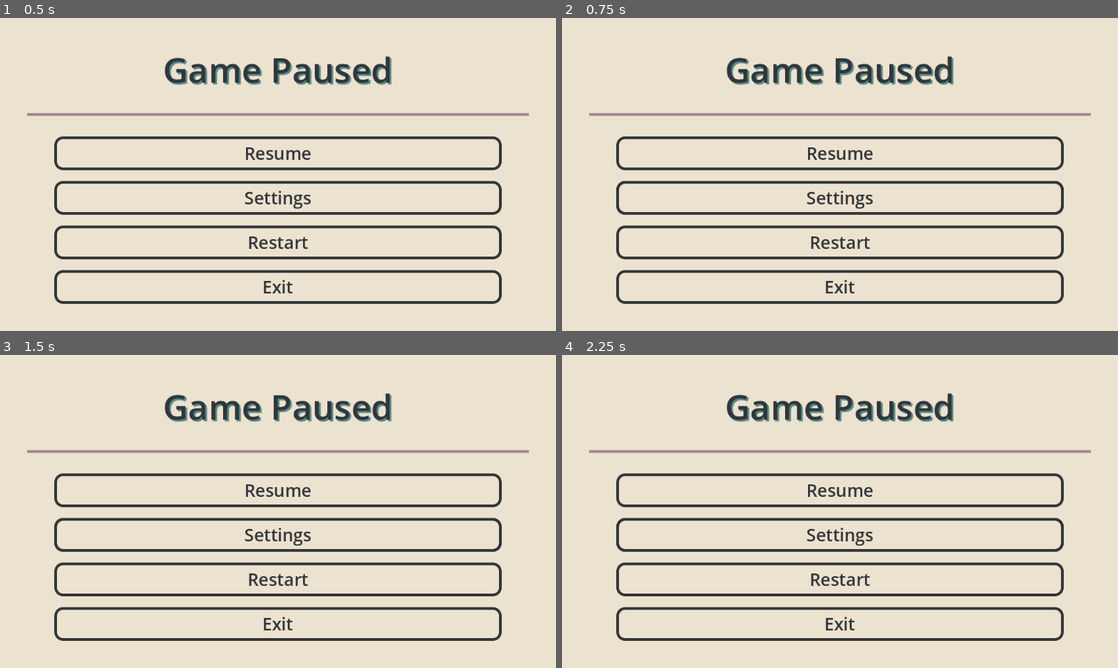
Above: before the commit, frames 1-4 (two rows, left to right).
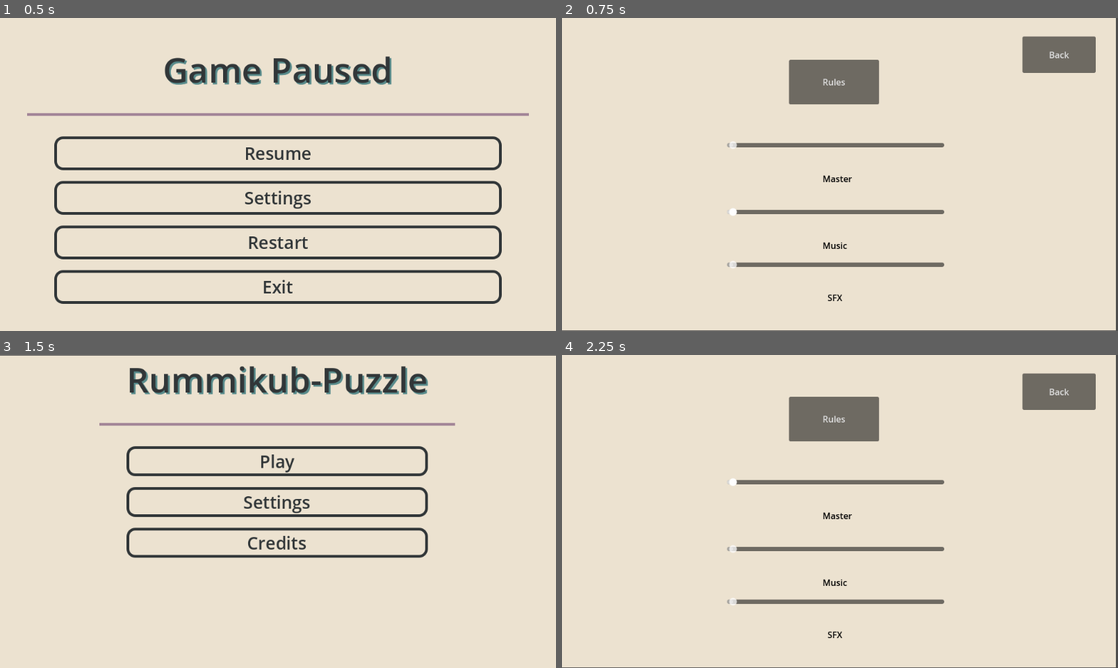
Above: after the commit, the same moments.

Repository: DaltonBaum/RummyCubed
Game: Godot game, scene res://scenes/pause_menu.tscn
Same seed, same stepped clock (60 frames per second), same inputs: the game is played once before the commit and once after it. This scene is started directly instead of the project's main scene.
Inputs (mouse positions are in pixels of both pictures, inside the frame that each line leads up to):
- Up to frame 1 (0.5 s): no input
- Up to frame 2 (0.75 s): click "Settings" at 0.5 s
- Up to frame 3 (1.5 s): click (494, 392) at 1.25 s, where only the run after the commit has a clickable "Back"
- Up to frame 4 (2.25 s): click "Settings" at 2 s

Frame 1 is identical in both runs. In frame 2, 16% of the frame differs, in the area x 0-100%, y 0-100%; in frame 3, 16%, in the area x 0-100%, y 0-92%; in frame 4, 16%.

Commit message:
Added volume control/slider scripts and cleaned other stuff

Diff:
--- /dev/null
+++ b/default_bus_layout.tres
@@ -0,0 +1,15 @@
+[gd_resource type="AudioBusLayout" format=3 uid="uid://dbyp6m4s862ki"]
+
+[resource]
+bus/1/name = &"Music"
+bus/1/solo = false
+bus/1/mute = false
+bus/1/bypass_fx = false
+bus/1/volume_db = 0.0
+bus/1/send = &"Master"
+bus/2/name = &"SFX"
+bus/2/solo = false
+bus/2/mute = false
+bus/2/bypass_fx = false
+bus/2/volume_db = 0.0
+bus/2/send = &"Master"
--- a/scenes/VictoryScreen.tscn
+++ b/scenes/VictoryScreen.tscn
@@ -1,6 +1,6 @@
 [gd_scene load_steps=2 format=3 uid="uid://crr5a1p5q2d88"]
 
-[ext_resource type="Script" path="res://victory/victory_screen.gd" id="1_au4wu"]
+[ext_resource type="Script" path="res://scenes/victory_screen.gd" id="1_au4wu"]
 
 [node name="Victory Screen" type="Control"]
 layout_mode = 3
@@ -56,9 +56,9 @@
 [node name="Exit" type="Button" parent="."]
 layout_mode = 0
 offset_left = 674.0
-offset_top = 455.0
+offset_top = 381.0
 offset_right = 874.0
-offset_bottom = 540.0
+offset_bottom = 466.0
 text = "Exit"
 
 [connection signal="pressed" from="Continue" to="." method="_on_continue_pressed"]
--- /dev/null
+++ b/scenes/master_slide.tscn
@@ -0,0 +1,18 @@
+[gd_scene format=3 uid="uid://dsf3ouvd1h46"]
+
+[node name="MasterSlide" type="HSlider"]
+offset_left = 304.0
+offset_top = 159.0
+offset_right = 704.0
+offset_bottom = 309.0
+
+[node name="Master-Label" type="Label" parent="."]
+modulate = Color(0, 0, 0, 1)
+layout_mode = 0
+offset_left = 176.0
+offset_top = 125.0
+offset_right = 222.0
+offset_bottom = 148.0
+text = "Master
+"
+horizontal_alignment = 1
--- /dev/null
+++ b/scenes/music_slide.tscn
@@ -0,0 +1,18 @@
+[gd_scene format=3 uid="uid://cnn2jdt1gnavg"]
+
+[node name="MusicSlide" type="HSlider"]
+offset_left = 304.0
+offset_top = 282.0
+offset_right = 704.0
+offset_bottom = 432.0
+
+[node name="Music-Label" type="Label" parent="."]
+modulate = Color(0, 0, 0, 1)
+layout_mode = 0
+offset_left = 176.0
+offset_top = 125.0
+offset_right = 222.0
+offset_bottom = 148.0
+text = "Music
+"
+horizontal_alignment = 1
--- /dev/null
+++ b/scenes/pause_menu.gd
@@ -0,0 +1,23 @@
+extends ColorRect
+
+
+# Called when the node enters the scene tree for the first time.
+func _ready() -> void:
+	pass # Replace with function body.
+
+
+# Called every frame. 'delta' is the elapsed time since the previous frame.
+func _process(delta: float) -> void:
+	pass
+
+
+func _on_settings_button_pressed() -> void:
+	get_tree().change_scene_to_file("res://scenes/settings.tscn")
+
+
+func _on_restart_button_pressed() -> void:
+	get_tree().change_scene_to_file("res://scenes/difficulty_menu.tscn")
+
+
+func _on_exit_button_pressed() -> void:
+	get_tree().change_scene_to_file("res://scenes/main_menu.tscn")
--- a/scenes/pause_menu.tscn
+++ b/scenes/pause_menu.tscn
@@ -1,6 +1,7 @@
-[gd_scene load_steps=2 format=3 uid="uid://rjfdjyq0d734"]
+[gd_scene load_steps=3 format=3 uid="uid://dsa8jptemtn63"]
 
-[ext_resource type="Theme" uid="uid://bcvdwe3x3sw4" path="res://ui_theme.tres" id="1_rgyda"]
+[ext_resource type="Theme" uid="uid://cqyvw8e6h0gt3" path="res://ui_theme.tres" id="1_rgyda"]
+[ext_resource type="Script" path="res://scenes/pause_menu.gd" id="2_qq1io"]
 
 [node name="PauseMenu" type="ColorRect"]
 anchors_preset = 15
@@ -10,6 +11,7 @@
 grow_vertical = 2
 theme = ExtResource("1_rgyda")
 color = Color(0.92549, 0.886275, 0.815686, 1)
+script = ExtResource("2_qq1io")
 
 [node name="MarginContainer" type="MarginContainer" parent="."]
 layout_mode = 1
@@ -55,3 +57,7 @@
 size_flags_vertical = 3
 text = "Exit"
 clip_text = true
+
+[connection signal="pressed" from="MarginContainer/VBoxContainer/SettingsButton" to="." method="_on_settings_button_pressed"]
+[connection signal="pressed" from="MarginContainer/VBoxContainer/RestartButton" to="." method="_on_restart_button_pressed"]
+[connection signal="pressed" from="MarginContainer/VBoxContainer/ExitButton" to="." method="_on_exit_button_pressed"]
--- a/scenes/settings.tscn
+++ b/scenes/settings.tscn
@@ -1,6 +1,26 @@
-[gd_scene load_steps=2 format=3 uid="uid://cfbcmp5fte3lt"]
+[gd_scene load_steps=4 format=3 uid="uid://cfbcmp5fte3lt"]
 
 [ext_resource type="Script" path="res://scenes/settings.gd" id="1_60sx1"]
+[ext_resource type="Script" path="res://scenes/volume_slider.gd" id="2_1y31e"]
+
+[sub_resource type="GDScript" id="GDScript_crjvj"]
+script/source = "extends HSlider
+
+@export
+var bus_name: String
+
+var bus_index: int
+
+# Called when the node enters the scene tree for the first time.
+func _ready() -> void:
+	bus_index = AudioServer.get_bus_index(bus_name)
+	value_changed.connect(_on_value_changed)
+
+	value = db_to_linear(AudioServer.get_bus_volume_db(bus_index))
+
+func _on_value_changed(value: float) -> void:
+	AudioServer.set_bus_volume_db(bus_index, linear_to_db(value))
+"
 
 [node name="Settings" type="Control"]
 layout_mode = 3
@@ -30,11 +50,34 @@
 offset_bottom = 101.0
 text = "Back"
 
+[node name="MasterSlide" type="HSlider" parent="."]
+layout_mode = 0
+offset_left = 304.0
+offset_top = 159.0
+offset_right = 704.0
+offset_bottom = 309.0
+script = ExtResource("2_1y31e")
+bus_name = "Master"
+
+[node name="Master-Label" type="Label" parent="MasterSlide"]
+modulate = Color(0, 0, 0, 1)
+layout_mode = 0
+offset_left = 176.0
+offset_top = 125.0
+offset_right = 222.0
+offset_bottom = 148.0
+text = "Master
+"
+horizontal_alignment = 1
+
 [node name="MusicSlide" type="HSlider" parent="."]
-offset_left = 300.0
-offset_top = 200.0
-offset_right = 700.0
-offset_bottom = 350.0
+layout_mode = 0
+offset_left = 304.0
+offset_top = 282.0
+offset_right = 704.0
+offset_bottom = 432.0
+script = ExtResource("2_1y31e")
+bus_name = "Music"
 
 [node name="Music-Label" type="Label" parent="MusicSlide"]
 modulate = Color(0, 0, 0, 1)
@@ -48,10 +91,13 @@
 horizontal_alignment = 1
 
 [node name="SFXSlide" type="HSlider" parent="."]
-offset_left = 300.0
-offset_top = 350.0
-offset_right = 700.0
-offset_bottom = 500.0
+layout_mode = 0
+offset_left = 304.0
+offset_top = 379.0
+offset_right = 704.0
+offset_bottom = 529.0
+script = SubResource("GDScript_crjvj")
+bus_name = "SFX"
 
 [node name="SFX-Label" type="Label" parent="SFXSlide"]
 modulate = Color(0, 0, 0, 1)
--- /dev/null
+++ b/scenes/sfx_slide.tscn
@@ -0,0 +1,18 @@
+[gd_scene format=3 uid="uid://b1nbmvutxsl24"]
+
+[node name="SFXSlide" type="HSlider"]
+offset_left = 304.0
+offset_top = 379.0
+offset_right = 704.0
+offset_bottom = 529.0
+
+[node name="SFX-Label" type="Label" parent="."]
+modulate = Color(0, 0, 0, 1)
+layout_mode = 0
+offset_left = 176.0
+offset_top = 124.0
+offset_right = 222.0
+offset_bottom = 147.0
+text = "SFX
+"
+horizontal_alignment = 1
--- /dev/null
+++ b/scenes/volume_slider.gd
@@ -0,0 +1,16 @@
+extends HSlider
+
+@export
+var bus_name: String
+
+var bus_index: int
+
+# Called when the node enters the scene tree for the first time.
+func _ready() -> void:
+	bus_index = AudioServer.get_bus_index(bus_name)
+	value_changed.connect(_on_value_changed)
+
+	value = db_to_linear(AudioServer.get_bus_volume_db(bus_index))
+
+func _on_value_changed(value: float) -> void:
+	AudioServer.set_bus_volume_db(bus_index, linear_to_db(value))
Not shown: 1 places in scenes/Credits.tscn that only renumber resources
Not shown: 1 places in scenes/difficulty_menu.tscn that only renumber resources
Not shown: 1 places in scenes/main_menu.tscn that only renumber resources
Not shown: 1 places in ui_theme.tres that only renumber resources
